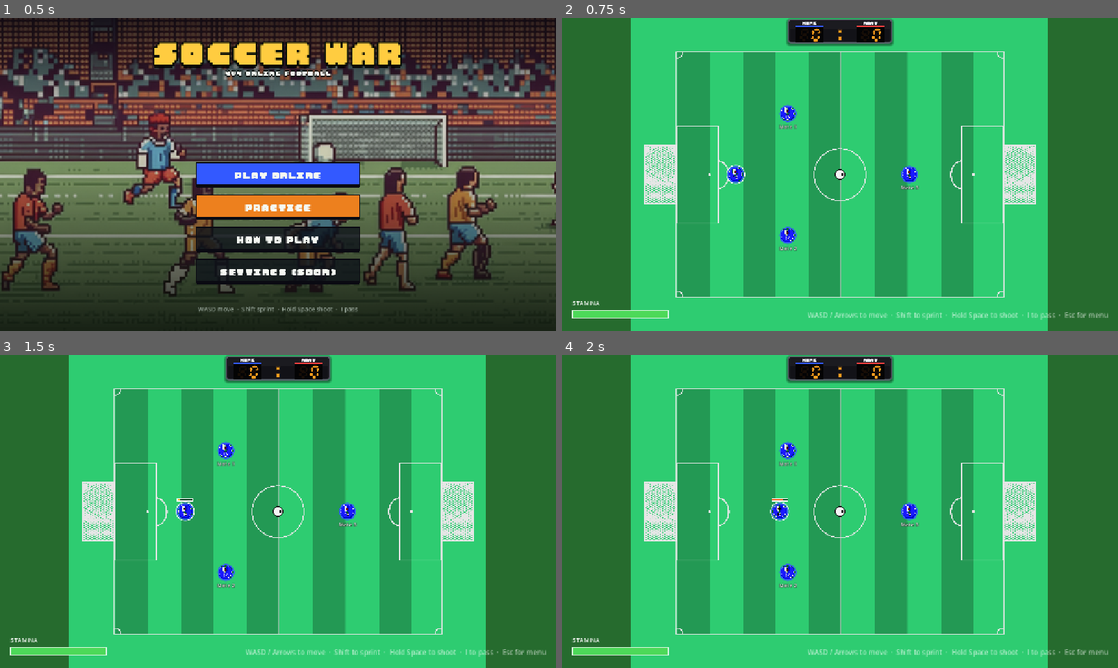
Above: before the commit, frames 1-4 (two rows, left to right).
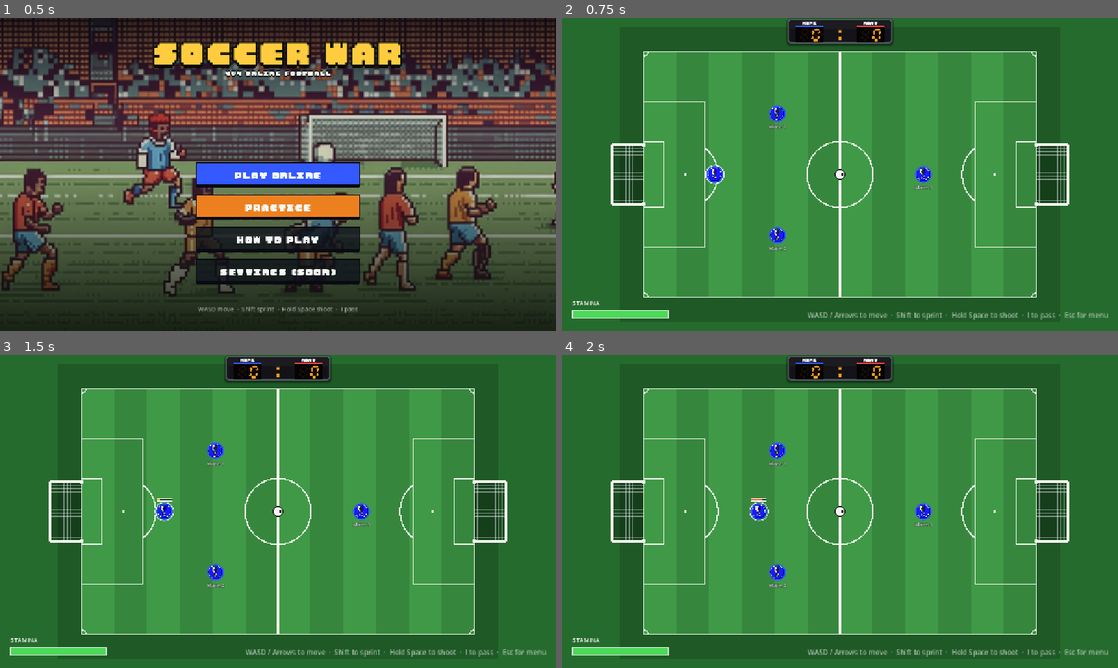
Above: after the commit, the same moments.

Repository: dthanhff318/soccer-war
Game: Godot game, scene res://scenes/boot.tscn
The game is run twice, just before and just after one commit, with the same random seed, the same clock (stepped at 60 frames per second) and the same inputs.
Inputs (mouse positions are in pixels of both pictures, inside the frame that each line leads up to):
- Up to frame 1 (0.5 s): no input
- Up to frame 2 (0.75 s): click "PRACTICE" at 0.5 s
- Up to frame 3 (1.5 s): tap Enter at 1.25 s; move the mouse to (400, 495) at 1.27 s; hold D (move_right) from 1.28 s (still down); hold Space (kick) from 1.28 s (still down); click (400, 495) at 1.42 s
- Up to frame 4 (2 s): keep holding D (move_right); keep holding Space (kick)

Frame 1 is identical in both runs. In frame 2, 54% of the frame differs, in the area x 8-92%, y 0-100%; in frame 3, 54%; in frame 4, 54%.

Commit message:
feat(game): draw the pitch in code, 1.2x longer, with penalty boxes and goals

Diff:
--- a/scenes/main.tscn
+++ b/scenes/main.tscn
@@ -3,7 +3,6 @@
 [ext_resource type="Script" path="res://scripts/main.gd" id="1_main"]
 [ext_resource type="PackedScene" uid="uid://bplayer00001" path="res://scenes/player.tscn" id="2_player"]
 [ext_resource type="PackedScene" uid="uid://bball000001" path="res://scenes/ball.tscn" id="3_ball"]
-[ext_resource type="Texture2D" uid="uid://bu6xhpr6f6luw" path="res://assets/field/field.png" id="4_field"]
 [ext_resource type="Script" path="res://scripts/stamina_bar.gd" id="5_stamina"]
 [ext_resource type="Script" path="res://scripts/goal_banner.gd" id="6_goal_banner"]
 [ext_resource type="FontFile" uid="uid://cllpdhlm3ogh5" path="res://assets/field/font/plumppixel.ttf" id="7_pixel_font"]
@@ -13,15 +12,10 @@
 [node name="Main" type="Node2D"]
 script = ExtResource("1_main")
 
-[node name="Field" type="Sprite2D" parent="."]
-position = Vector2(640, 360)
-scale = Vector2(0.375, 0.375)
-texture = ExtResource("4_field")
-
 [node name="Pitch" parent="." instance=ExtResource("9_pitch")]
 
 [node name="Player" parent="." instance=ExtResource("2_player")]
-position = Vector2(400, 360)
+position = Vector2(352, 360)
 
 [node name="Ball" parent="." instance=ExtResource("3_ball")]
 position = Vector2(640, 360)
--- a/scenes/pitch.tscn
+++ b/scenes/pitch.tscn
@@ -1,75 +1,6 @@
-[gd_scene load_steps=5 format=3 uid="uid://bpitch000001"]
+[gd_scene load_steps=2 format=3 uid="uid://bpitch000001"]
 
-[sub_resource type="RectangleShape2D" id="Rect_wall_h"]
-size = Vector2(834, 40)
-
-[sub_resource type="RectangleShape2D" id="Rect_wall_v"]
-size = Vector2(40, 255)
-
-[sub_resource type="RectangleShape2D" id="Rect_net_side"]
-size = Vector2(83.4, 10)
-
-[sub_resource type="RectangleShape2D" id="Rect_net_back"]
-size = Vector2(10, 156.6)
+[ext_resource type="Script" path="res://scripts/game/pitch.gd" id="1_pitch"]
 
 [node name="Pitch" type="Node2D"]
-
-[node name="Walls" type="StaticBody2D" parent="."]
-collision_layer = 1
-collision_mask = 0
-
-[node name="Top" type="CollisionShape2D" parent="Walls"]
-position = Vector2(640, 56.8)
-shape = SubResource("Rect_wall_h")
-
-[node name="Bottom" type="CollisionShape2D" parent="Walls"]
-position = Vector2(640, 662.2)
-shape = SubResource("Rect_wall_h")
-
-[node name="LeftUpper" type="CollisionShape2D" parent="Walls"]
-position = Vector2(243.2, 164.3)
-shape = SubResource("Rect_wall_v")
-
-[node name="LeftLower" type="CollisionShape2D" parent="Walls"]
-position = Vector2(243.2, 555.9)
-shape = SubResource("Rect_wall_v")
-
-[node name="RightUpper" type="CollisionShape2D" parent="Walls"]
-position = Vector2(1036.8, 164.3)
-shape = SubResource("Rect_wall_v")
-
-[node name="RightLower" type="CollisionShape2D" parent="Walls"]
-position = Vector2(1036.8, 555.9)
-shape = SubResource("Rect_wall_v")
-
-[node name="NetLeft" type="StaticBody2D" parent="." groups=["goal_net"]]
-collision_layer = 1
-collision_mask = 0
-
-[node name="Top" type="CollisionShape2D" parent="NetLeft"]
-position = Vector2(226.5, 286.8)
-shape = SubResource("Rect_net_side")
-
-[node name="Bottom" type="CollisionShape2D" parent="NetLeft"]
-position = Vector2(226.5, 433.4)
-shape = SubResource("Rect_net_side")
-
-[node name="Back" type="CollisionShape2D" parent="NetLeft"]
-position = Vector2(184.8, 360)
-shape = SubResource("Rect_net_back")
-
-[node name="NetRight" type="StaticBody2D" parent="." groups=["goal_net"]]
-collision_layer = 1
-collision_mask = 0
-
-[node name="Top" type="CollisionShape2D" parent="NetRight"]
-position = Vector2(1053.5, 286.8)
-shape = SubResource("Rect_net_side")
-
-[node name="Bottom" type="CollisionShape2D" parent="NetRight"]
-position = Vector2(1053.5, 433.4)
-shape = SubResource("Rect_net_side")
-
-[node name="Back" type="CollisionShape2D" parent="NetRight"]
-position = Vector2(1095.2, 360)
-shape = SubResource("Rect_net_back")
+script = ExtResource("1_pitch")
--- a/scripts/game/match_rules.gd
+++ b/scripts/game/match_rules.gd
@@ -2,13 +2,29 @@
 extends RefCounted
 
 ## Pitch geometry and match timing shared by the server simulation and the
-## offline game. Coordinates match the lines on field.png at 1280x720.
+## offline game. Every line, wall and net is derived from the few sizes
+## below (screen pixels at 1280x720): change PITCH_LENGTH and the drawn
+## pitch, its walls, the goals and the kickoff spots all follow.
 
-const GOAL_LINE_LEFT := 263.2
-const GOAL_LINE_RIGHT := 1016.8
-const GOAL_MOUTH_TOP := 291.8
-const GOAL_MOUTH_BOTTOM := 428.4
 const CENTER := Vector2(640, 360)
+## Goal line to goal line, and touchline to touchline.
+const PITCH_LENGTH := 904.0
+const PITCH_WIDTH := 565.0
+## Width of the goal mouth, and how far the net reaches behind the goal line.
+const GOAL_WIDTH := 136.6
+const GOAL_DEPTH := 73.0
+## Markings, scaled from a real 105 x 68 m pitch.
+const PENALTY_BOX := Vector2(142.0, 335.0)   # depth from goal line, width
+const GOAL_AREA := Vector2(47.0, 152.0)
+const PENALTY_SPOT_DISTANCE := 95.0
+const CENTER_CIRCLE_RADIUS := 76.0
+
+const GOAL_LINE_LEFT := CENTER.x - PITCH_LENGTH / 2.0
+const GOAL_LINE_RIGHT := CENTER.x + PITCH_LENGTH / 2.0
+const TOUCHLINE_TOP := CENTER.y - PITCH_WIDTH / 2.0
+const TOUCHLINE_BOTTOM := CENTER.y + PITCH_WIDTH / 2.0
+const GOAL_MOUTH_TOP := CENTER.y - GOAL_WIDTH / 2.0
+const GOAL_MOUTH_BOTTOM := CENTER.y + GOAL_WIDTH / 2.0
 
 const MATCH_SECONDS := 300.0
 ## Ball stays in the net this long before the kickoff reset.
@@ -16,13 +32,14 @@
 ## Final score is shown this long before everyone returns to the lobby.
 const RESULT_SECONDS := 5.0
 
-## Kickoff spots for the left team, by player count; the right team mirrors them.
+## Kickoff spots for the left team as offsets from the centre spot, by
+## player count; the right team mirrors them.
 const FORMATIONS := [
 	[],
-	[Vector2(500, 360)],
-	[Vector2(500, 300), Vector2(500, 420)],
-	[Vector2(520, 360), Vector2(420, 250), Vector2(420, 470)],
-	[Vector2(520, 290), Vector2(520, 430), Vector2(400, 220), Vector2(400, 500)],
+	[Vector2(-168, 0)],
+	[Vector2(-168, -60), Vector2(-168, 60)],
+	[Vector2(-144, 0), Vector2(-264, -110), Vector2(-264, 110)],
+	[Vector2(-144, -70), Vector2(-144, 70), Vector2(-288, -140), Vector2(-288, 140)],
 ]
 
 
@@ -40,8 +57,9 @@
 
 static func kickoff_positions(team: int, count: int) -> Array[Vector2]:
 	var result: Array[Vector2] = []
-	for spot: Vector2 in FORMATIONS[clampi(count, 0, FORMATIONS.size() - 1)]:
-		result.append(spot if team == Roster.Team.LEFT else Vector2(CENTER.x * 2.0 - spot.x, spot.y))
+	for offset: Vector2 in FORMATIONS[clampi(count, 0, FORMATIONS.size() - 1)]:
+		var mirrored := offset if team == Roster.Team.LEFT else Vector2(-offset.x, offset.y)
+		result.append(CENTER + mirrored)
 	return result
 
 
--- /dev/null
+++ b/scripts/game/pitch.gd
@@ -0,0 +1,151 @@
+extends Node2D
+
+## The pitch, built entirely from MatchRules. It adds the walls and goal nets
+## as physics bodies (on the headless server too) and draws the markings in
+## a crisp pixel-art style, so the picture always matches the physics.
+
+const WALL_THICKNESS := 40.0
+const NET_THICKNESS := 10.0
+## Net side bars poke this far into the pitch so the ball can't clip a post.
+const NET_LIP := 5.0
+const LINE_WIDTH := 3.0
+const STRIPES := 12
+const SURROUND_MARGIN := 56.0
+const CORNER_ARC_RADIUS := 10.0
+const NET_MESH := 8.0
+const POST_WIDTH := 4.0
+
+const SURROUND := Color(0.12, 0.35, 0.15)
+const GRASS_LIGHT := Color(0.25, 0.6, 0.28)
+const GRASS_DARK := Color(0.21, 0.53, 0.24)
+const LINE_COLOR := Color(0.95, 0.97, 0.93)
+const NET_SHADOW := Color(0, 0, 0, 0.3)
+const NET_COLOR := Color(0.92, 0.94, 0.95, 0.45)
+
+const SIDES := [-1, 1]  # left goal, right goal
+
+
+func _ready() -> void:
+	_build_walls()
+	for side: int in SIDES:
+		_build_net(side)
+
+
+## Touchline walls run the full length (behind the nets too); the goal-line
+## walls leave the mouth open.
+func _build_walls() -> void:
+	var walls := StaticBody2D.new()
+	walls.name = "Walls"
+	walls.collision_layer = 1
+	walls.collision_mask = 0
+	add_child(walls)
+	var reach := MatchRules.PITCH_LENGTH + 2.0 * (MatchRules.GOAL_DEPTH + WALL_THICKNESS)
+	var half_t := WALL_THICKNESS / 2.0
+	_add_box(walls, Vector2(MatchRules.CENTER.x, MatchRules.TOUCHLINE_TOP - half_t), Vector2(reach, WALL_THICKNESS))
+	_add_box(walls, Vector2(MatchRules.CENTER.x, MatchRules.TOUCHLINE_BOTTOM + half_t), Vector2(reach, WALL_THICKNESS))
+	for side: int in SIDES:
+		var x: float = _goal_line(side) + side * half_t
+		var upper_top := MatchRules.TOUCHLINE_TOP - WALL_THICKNESS
+		var lower_bottom := MatchRules.TOUCHLINE_BOTTOM + WALL_THICKNESS
+		_add_box(walls, Vector2(x, (upper_top + MatchRules.GOAL_MOUTH_TOP) / 2.0),
+			Vector2(WALL_THICKNESS, MatchRules.GOAL_MOUTH_TOP - upper_top))
+		_add_box(walls, Vector2(x, (MatchRules.GOAL_MOUTH_BOTTOM + lower_bottom) / 2.0),
+			Vector2(WALL_THICKNESS, lower_bottom - MatchRules.GOAL_MOUTH_BOTTOM))
+
+
+## Two side bars and a back bar behind the goal mouth; nets soak up the ball.
+func _build_net(side: int) -> void:
+	var net := StaticBody2D.new()
+	net.name = "NetLeft" if side < 0 else "NetRight"
+	net.collision_layer = 1
+	net.collision_mask = 0
+	net.add_to_group("goal_net")
+	add_child(net)
+	var line := _goal_line(side)
+	var bar_length := MatchRules.GOAL_DEPTH + NET_THICKNESS + NET_LIP
+	var bar_x := line + side * (MatchRules.GOAL_DEPTH + NET_THICKNESS - NET_LIP) / 2.0
+	var half_n := NET_THICKNESS / 2.0
+	_add_box(net, Vector2(bar_x, MatchRules.GOAL_MOUTH_TOP - half_n), Vector2(bar_length, NET_THICKNESS))
+	_add_box(net, Vector2(bar_x, MatchRules.GOAL_MOUTH_BOTTOM + half_n), Vector2(bar_length, NET_THICKNESS))
+	_add_box(net, Vector2(line + side * (MatchRules.GOAL_DEPTH + half_n), MatchRules.CENTER.y),
+		Vector2(NET_THICKNESS, MatchRules.GOAL_WIDTH + 2.0 * NET_THICKNESS))
+
+
+func _add_box(body: StaticBody2D, center: Vector2, size: Vector2) -> void:
+	var shape := RectangleShape2D.new()
+	shape.size = size
+	var collision := CollisionShape2D.new()
+	collision.shape = shape
+	collision.position = center
+	body.add_child(collision)
+
+
+func _draw() -> void:
+	var field := Rect2(MatchRules.GOAL_LINE_LEFT, MatchRules.TOUCHLINE_TOP,
+		MatchRules.PITCH_LENGTH, MatchRules.PITCH_WIDTH)
+	draw_rect(field.grow(SURROUND_MARGIN), SURROUND)
+	var stripe := MatchRules.PITCH_LENGTH / STRIPES
+	for i in STRIPES:
+		var band := Rect2(field.position.x + i * stripe, field.position.y, stripe, field.size.y)
+		draw_rect(band, GRASS_LIGHT if i % 2 == 0 else GRASS_DARK)
+	for side: int in SIDES:
+		_draw_goal(side)
+
+	draw_rect(field, LINE_COLOR, false, LINE_WIDTH)
+	var center := MatchRules.CENTER
+	draw_line(Vector2(center.x, field.position.y), Vector2(center.x, field.end.y), LINE_COLOR, LINE_WIDTH)
+	draw_arc(center, MatchRules.CENTER_CIRCLE_RADIUS, 0.0, TAU, 64, LINE_COLOR, LINE_WIDTH)
+	draw_rect(Rect2(center - Vector2(3, 3), Vector2(6, 6)), LINE_COLOR)
+	for side: int in SIDES:
+		_draw_box_markings(side)
+	for corner: Vector2 in [field.position, Vector2(field.end.x, field.position.y), field.end, Vector2(field.position.x, field.end.y)]:
+		# Quarter circle between the two lines meeting at this corner, on the pitch side.
+		var into: Vector2 = (center - corner).sign()
+		var along_goal_line := Vector2(0.0, into.y).angle()
+		var along_touchline := Vector2(into.x, 0.0).angle()
+		draw_arc(corner, CORNER_ARC_RADIUS, along_touchline,
+			along_touchline + angle_difference(along_touchline, along_goal_line), 8, LINE_COLOR, LINE_WIDTH)
+
+
+## Penalty box, goal area, penalty spot and the arc outside the box.
+func _draw_box_markings(side: int) -> void:
+	var line := _goal_line(side)
+	var inward := -side
+	var center_y := MatchRules.CENTER.y
+	for size: Vector2 in [MatchRules.PENALTY_BOX, MatchRules.GOAL_AREA]:
+		var left := line if inward > 0 else line - size.x
+		draw_rect(Rect2(left, center_y - size.y / 2.0, size.x, size.y), LINE_COLOR, false, LINE_WIDTH)
+	var spot := Vector2(line + inward * MatchRules.PENALTY_SPOT_DISTANCE, center_y)
+	draw_rect(Rect2(spot - Vector2(2.5, 2.5), Vector2(5, 5)), LINE_COLOR)
+	# Only the part of the "D" outside the box is drawn.
+	var reach := (MatchRules.PENALTY_BOX.x - MatchRules.PENALTY_SPOT_DISTANCE) / MatchRules.CENTER_CIRCLE_RADIUS
+	var half_angle := acos(clampf(reach, -1.0, 1.0))
+	var facing := 0.0 if inward > 0 else PI
+	draw_arc(spot, MatchRules.CENTER_CIRCLE_RADIUS, facing - half_angle, facing + half_angle, 24, LINE_COLOR, LINE_WIDTH)
+
+
+## Net mesh behind the goal line, framed by white posts and crossbar.
+func _draw_goal(side: int) -> void:
+	var line := _goal_line(side)
+	var depth := MatchRules.GOAL_DEPTH
+	var net := Rect2(line if side > 0 else line - depth, MatchRules.GOAL_MOUTH_TOP, depth, MatchRules.GOAL_WIDTH)
+	draw_rect(net, NET_SHADOW)
+	var x := net.position.x
+	while x <= net.end.x:
+		draw_line(Vector2(x, net.position.y), Vector2(x, net.end.y), NET_COLOR, 1.0)
+		x += NET_MESH
+	var y := net.position.y
+	while y <= net.end.y:
+		draw_line(Vector2(net.position.x, y), Vector2(net.end.x, y), NET_COLOR, 1.0)
+		y += NET_MESH
+	# Frame: the two side bars and the back of the net.
+	var back := line + side * depth
+	for frame_y in [MatchRules.GOAL_MOUTH_TOP, MatchRules.GOAL_MOUTH_BOTTOM]:
+		draw_line(Vector2(line, frame_y), Vector2(back, frame_y), LINE_COLOR, POST_WIDTH)
+	draw_line(Vector2(back, MatchRules.GOAL_MOUTH_TOP), Vector2(back, MatchRules.GOAL_MOUTH_BOTTOM), LINE_COLOR, POST_WIDTH)
+	for post_y in [MatchRules.GOAL_MOUTH_TOP, MatchRules.GOAL_MOUTH_BOTTOM]:
+		draw_rect(Rect2(Vector2(line, post_y) - Vector2(4, 4), Vector2(8, 8)), LINE_COLOR)
+
+
+func _goal_line(side: int) -> float:
+	return MatchRules.GOAL_LINE_LEFT if side < 0 else MatchRules.GOAL_LINE_RIGHT
--- a/scripts/main.gd
+++ b/scripts/main.gd
@@ -11,7 +11,7 @@
 const MENU_SCENE := "res://scenes/menu.tscn"
 const LOBBY_SCENE := "res://scenes/lobby.tscn"
 ## Offline practice: stationary blue teammates to pass to.
-const OFFLINE_TEAMMATE_SPOTS: Array[Vector2] = [Vector2(520, 220), Vector2(520, 500), Vector2(800, 360)]
+const OFFLINE_TEAMMATE_SPOTS: Array[Vector2] = [Vector2(496, 220), Vector2(496, 500), Vector2(832, 360)]
 
 var score: Array[int] = [0, 0]
 
--- /dev/null
+++ b/tests/test_pitch.gd
@@ -0,0 +1,71 @@
+extends TestCase
+
+## The pitch is built from MatchRules: 1.2x the old length, same width, with
+## walls and goal nets that match the drawn lines.
+
+const PITCH_SCENE := preload("res://scenes/pitch.tscn")
+const BALL_SCENE := preload("res://scenes/ball.tscn")
+const DELTA := 1.0 / 60.0
+## Goal line to goal line of the original image-based pitch.
+const OLD_LENGTH := 1016.8 - 263.2
+
+var _world: SubViewport
+
+
+func _setup() -> Ball:
+	_world = SubViewport.new()
+	_world.world_2d = World2D.new()
+	add_child(_world)
+	_world.add_child(PITCH_SCENE.instantiate())
+	var ball: Ball = BALL_SCENE.instantiate()
+	ball.simulated = false
+	_world.add_child(ball)
+	for i in 3:
+		await get_tree().physics_frame
+	return ball
+
+
+func _roll(ball: Ball, from: Vector2, velocity: Vector2, ticks: int = 180) -> void:
+	ball.reset(from)
+	ball.velocity = velocity
+	for i in ticks:
+		ball.step(DELTA)
+
+
+func test_pitch_is_one_point_two_times_longer() -> void:
+	check_near(MatchRules.GOAL_LINE_RIGHT - MatchRules.GOAL_LINE_LEFT, OLD_LENGTH * 1.2, 1.0, "length")
+	check_near(MatchRules.CENTER.x, 640.0, 0.01, "centred horizontally")
+	check(MatchRules.GOAL_LINE_LEFT - MatchRules.GOAL_DEPTH > 0.0, "left net on screen")
+	check(MatchRules.GOAL_LINE_RIGHT + MatchRules.GOAL_DEPTH < 1280.0, "right net on screen")
+
+
+func test_shot_into_the_goal_scores_and_stays_in_the_net() -> void:
+	var ball := await _setup()
+	_roll(ball, MatchRules.CENTER + Vector2(300, 0), Vector2(900, 0))
+	check_eq(MatchRules.scoring_team(ball.position, ball.radius), Roster.Team.LEFT, "goal")
+	check(ball.position.x < MatchRules.GOAL_LINE_RIGHT + MatchRules.GOAL_DEPTH, "held by the back of the net")
+	_world.queue_free()
+
+
+func test_shot_wide_of_the_goal_is_stopped_by_the_goal_line_wall() -> void:
+	var ball := await _setup()
+	var wide := Vector2(MatchRules.CENTER.x + 300, MatchRules.GOAL_MOUTH_TOP - 60)
+	_roll(ball, wide, Vector2(900, 0), 40)
+	check(ball.position.x < MatchRules.GOAL_LINE_RIGHT, "bounced back off the end wall")
+	_world.queue_free()
+
+
+func test_touchline_walls_keep_the_ball_on_the_pitch() -> void:
+	var ball := await _setup()
+	_roll(ball, MatchRules.CENTER, Vector2(0, -900), 40)
+	check(ball.position.y > MatchRules.TOUCHLINE_TOP, "top wall")
+	_roll(ball, MatchRules.CENTER, Vector2(0, 900), 40)
+	check(ball.position.y < MatchRules.TOUCHLINE_BOTTOM, "bottom wall")
+	_world.queue_free()
+
+
+func test_kickoff_spots_are_in_the_right_halves() -> void:
+	for count in range(1, 5):
+		for spot in MatchRules.kickoff_positions(Roster.Team.LEFT, count):
+			check(spot.x > MatchRules.GOAL_LINE_LEFT and spot.x < MatchRules.CENTER.x, "left half %s" % spot)
+			check(spot.y > MatchRules.TOUCHLINE_TOP and spot.y < MatchRules.TOUCHLINE_BOTTOM, "on pitch %s" % spot)
Not shown, added: scripts/game/pitch.gd.uid
Not shown, added: tests/test_pitch.gd.uid
Not shown, changed: README.md
Not shown, changed: export/index.html
Not shown, changed: export/index.pck
